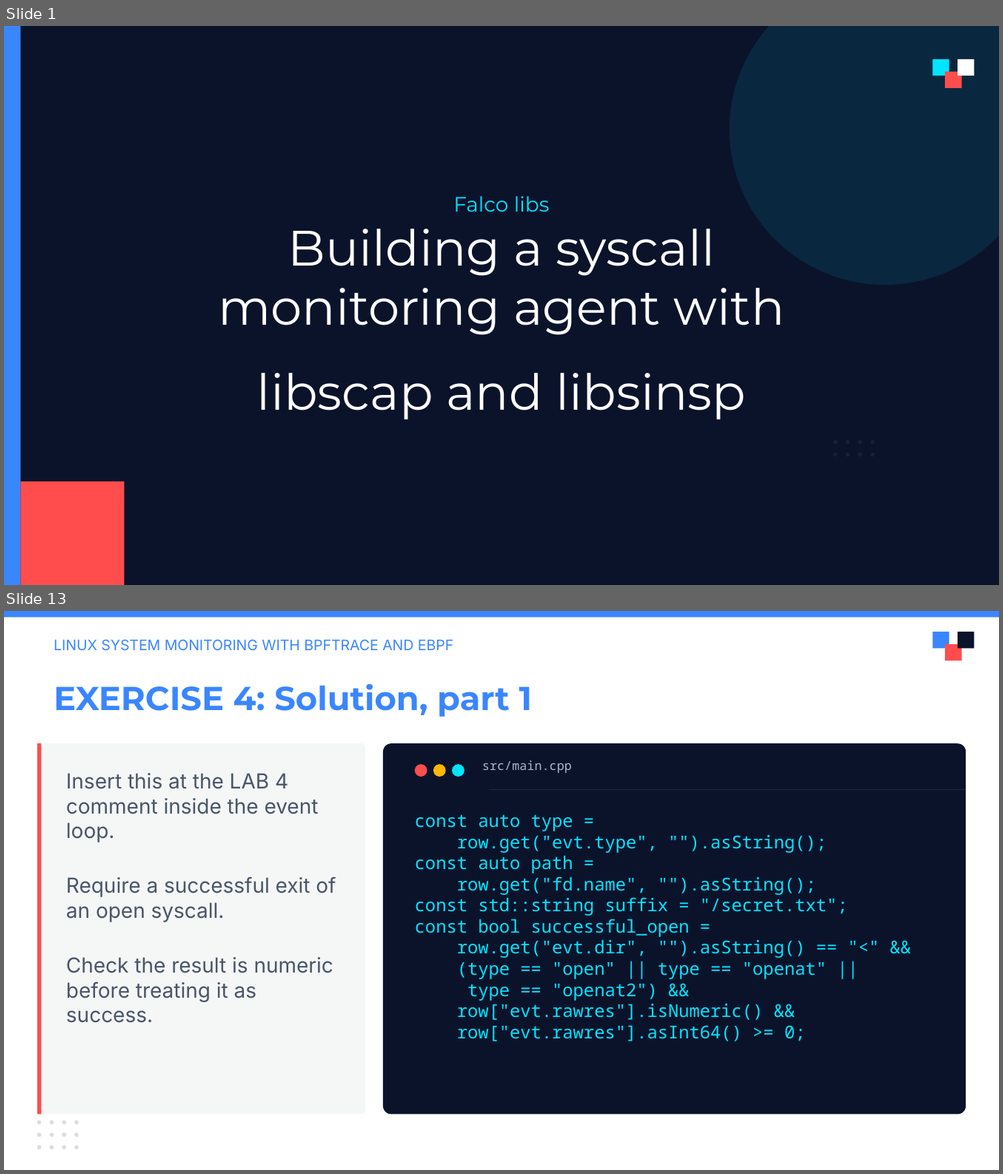
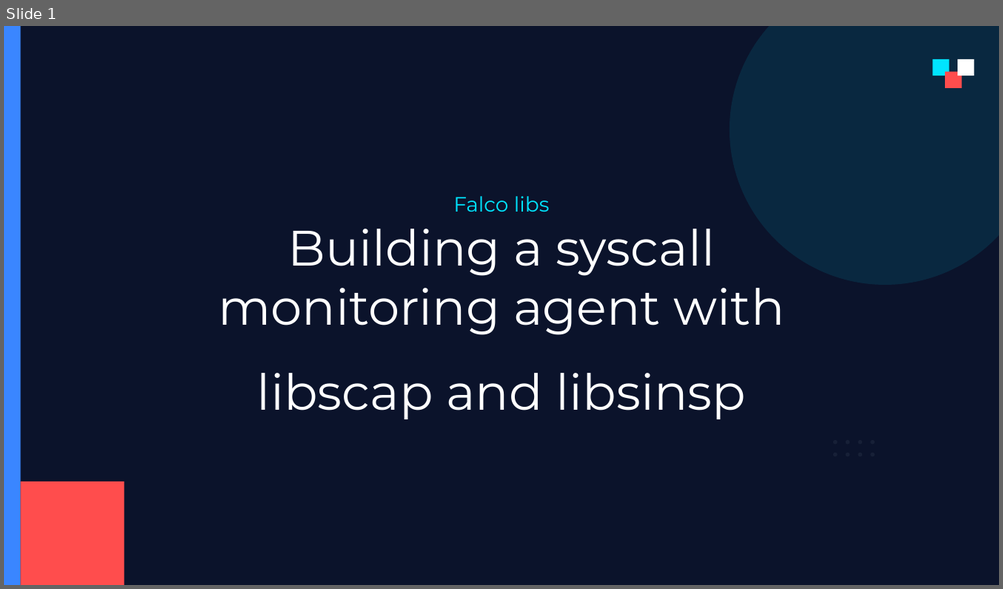
Before and after one commit to julianshalaby-perj/falco-libs-workshop, a slide deck: presentation/falco-libs-intro.pptx. Shown one above the other, each under a label of ours: slides 1 and 13 before the commit, slide 1 after it; the slides between them are not shown. The pictures are 1003x1174 and 1003x589 pixels, drawn with LibreOffice and Linux fonts; fonts in the diff are those of the drawing; background and template pictures are left out. Boxes give left, top, right and bottom in pixels: in the first picture for what was removed or moved away, otherwise in the second. Text is boxed around its words. In the diff, an @@ line names an element or a change of style, - is before the commit and + after.

```diff
--- a/presentation/falco-libs-intro.pptx
+++ b/presentation/falco-libs-intro.pptx
@@ slide 13 removed at box(4, 611, 999, 1170), background #FFFFFF @@
@@ rectangle removed at box(4, 611, 999, 617) @@
@@ rectangle removed at box(932, 632, 949, 649) @@
@@ rectangle removed at box(957, 632, 973, 649) @@
@@ text removed at box(54, 639, 453, 651) @@
-LINUX SYSTEM MONITORING WITH BPFTRACE AND EBPF
@@ rectangle removed at box(945, 644, 962, 661) @@
@@ text removed at box(54, 684, 532, 717) @@
-EXERCISE 4: Solution, part 1
@@ rounded rectangle removed at box(37, 743, 365, 1114) @@
@@ rectangle removed at box(37, 743, 41, 1114) @@
@@ rounded rectangle removed at box(383, 743, 966, 1114) @@
@@ ellipse removed at box(415, 764, 427, 776) @@
@@ ellipse removed at box(432, 764, 444, 776) @@
@@ ellipse removed at box(452, 764, 464, 776) @@
@@ text removed at box(482, 760, 572, 773) @@
-src/main.cpp
@@ text removed at box(66, 773, 336, 1023) @@
-Insert this at the LAB 4 comment inside the event loop.
-Require a successful exit of an open syscall.
-Check the result is numeric before treating it as success.
@@ rectangle removed at box(489, 789, 966, 790) @@
@@ text removed at box(415, 815, 848, 1042) @@
-const auto type =
-row.get("evt.type", "").asString();
-const auto path =
-row.get("fd.name", "").asString();
-const std::string suffix = "/secret.txt";
-const bool successful_open =
-row.get("evt.dir", "").asString() == "<" &&
-(type == "open" || type == "openat" ||
-type == "openat2") &&
-row["evt.rawres"].isNumeric() &&
-row["evt.rawres"].asInt64() >= 0;
@@ ellipse removed at box(37, 1120, 41, 1125) @@
@@ ellipse removed at box(50, 1120, 54, 1125) @@
@@ ellipse removed at box(62, 1120, 65, 1125) @@
@@ ellipse removed at box(74, 1120, 79, 1125) @@
@@ ellipse removed at box(37, 1133, 41, 1137) @@
@@ ellipse removed at box(50, 1133, 54, 1137) @@
@@ ellipse removed at box(62, 1133, 65, 1137) @@
@@ ellipse removed at box(74, 1133, 79, 1137) @@
@@ ellipse removed at box(37, 1146, 41, 1150) @@
@@ ellipse removed at box(50, 1146, 54, 1150) @@
@@ ellipse removed at box(62, 1146, 65, 1150) @@
@@ ellipse removed at box(74, 1146, 79, 1150) @@
```
Also in this commit, not shown: 7 slides changed, 4 slides added, 11 other slides removed.
